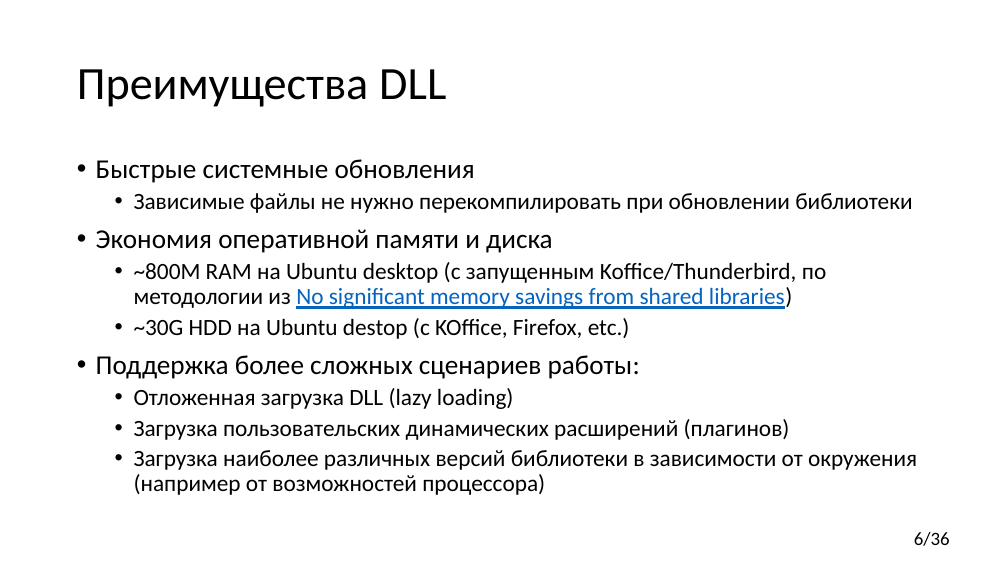
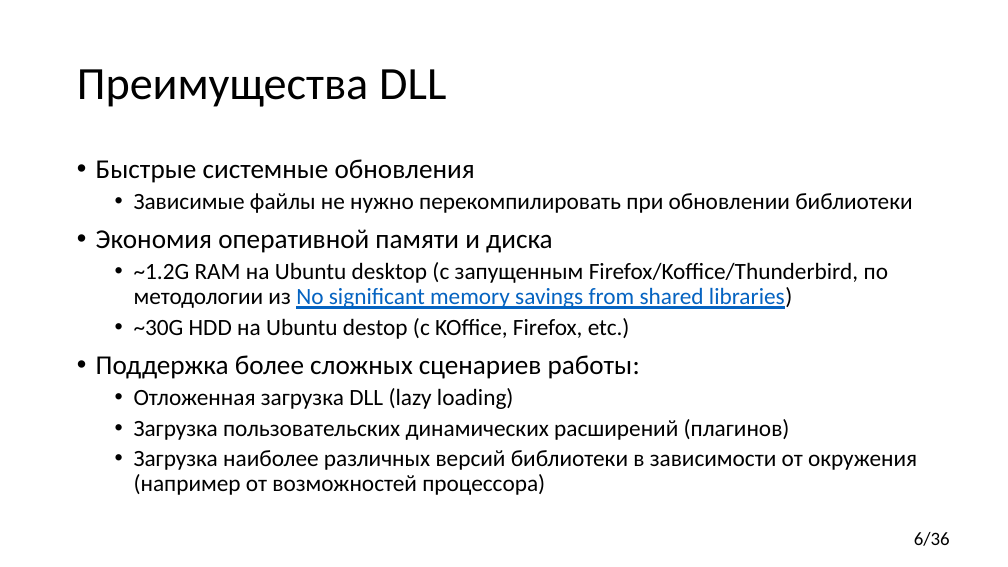
Before and after one commit to yugr/CppRussia, a slide deck: slide 6 of 2024/RU.pptx. Drawn at 1008x567 pixels with LibreOffice and Linux fonts; fonts in the diff are those of the drawing. Boxes give left, top, right and bottom in pixels: in the first picture for what was removed or moved away, otherwise in the second. Text is boxed around its words. In the diff, an @@ line names an element or a change of style, - is before the commit and + after.

Commit message:
Update perf numbers after running Firefox.

```diff
--- a/2024/RU.pptx
+++ b/2024/RU.pptx
@@ text at box(134, 262, 888, 309): text changed @@
-  • ~800M RAM на Ubuntu desktop (с запущенным Koffice/Thunderbird, по методологии из No significant memory savings from shared libraries)
+  • ~1.2G RAM на Ubuntu desktop (с запущенным Firefox/Koffice/Thunderbird, по методологии из No significant memory savings from shared libraries)
```
